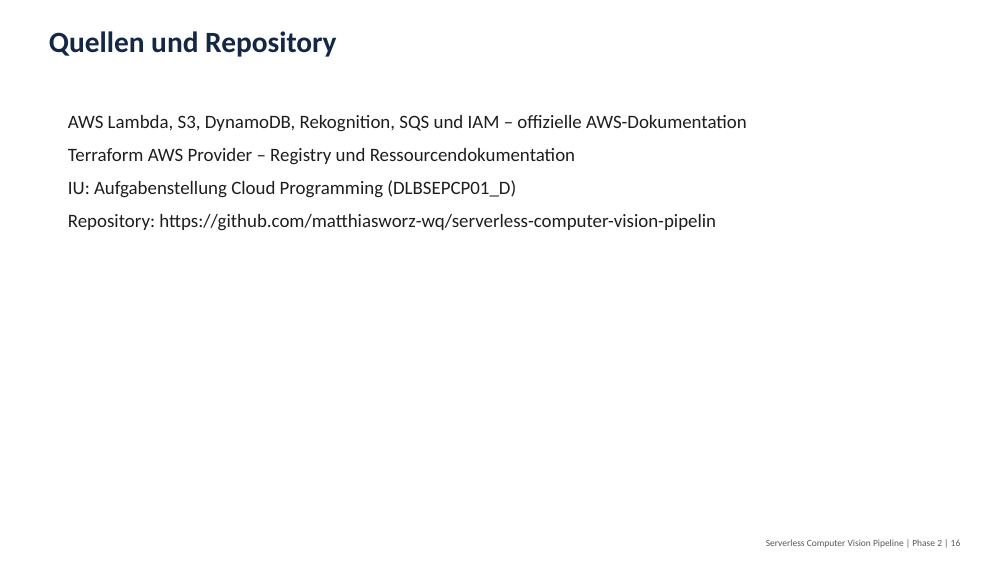
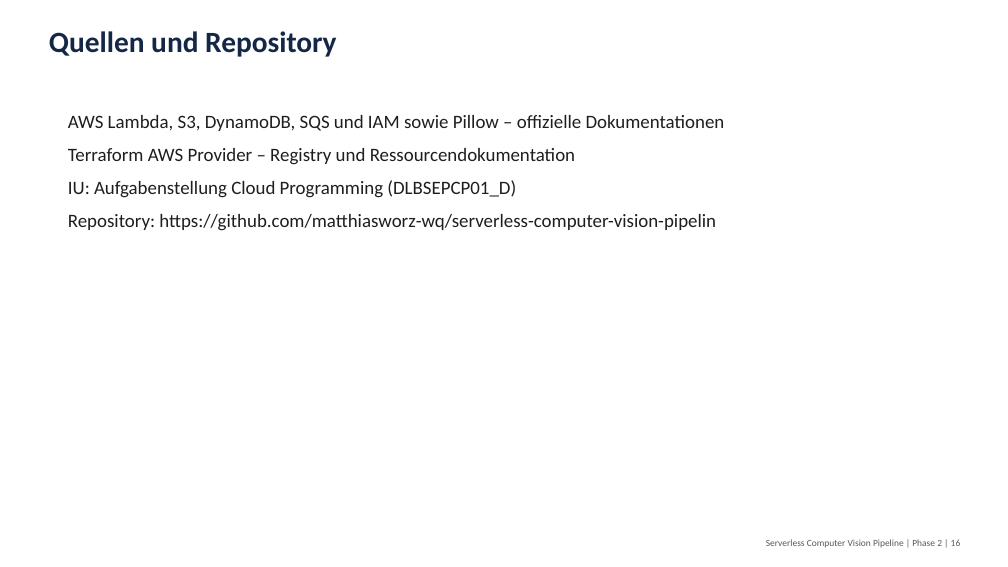
Before and after one commit to matthiasworz-wq/serverless-computer-vision-pipelin, a slide deck: slide 16 of Phase2_Serverless_Computer_Vision_Pipeline.pptx. Drawn at 1008x567 pixels with LibreOffice and Linux fonts; fonts in the diff are those of the drawing. Boxes give left, top, right and bottom in pixels: in the first picture for what was removed or moved away, otherwise in the second. Text is boxed around its words. In the diff, an @@ line names an element or a change of style, - is before the commit and + after.

```diff
--- a/Phase2_Serverless_Computer_Vision_Pipeline.pptx
+++ b/Phase2_Serverless_Computer_Vision_Pipeline.pptx
@@ text at [68,115,725,131]: text changed @@
-AWS Lambda, S3, DynamoDB, Rekognition, SQS und IAM – offizielle AWS-Dokumentation
+AWS Lambda, S3, DynamoDB, SQS und IAM sowie Pillow – offizielle Dokumentationen
```
Also in this commit, not shown: 5 other slides changed, 13 other files.
